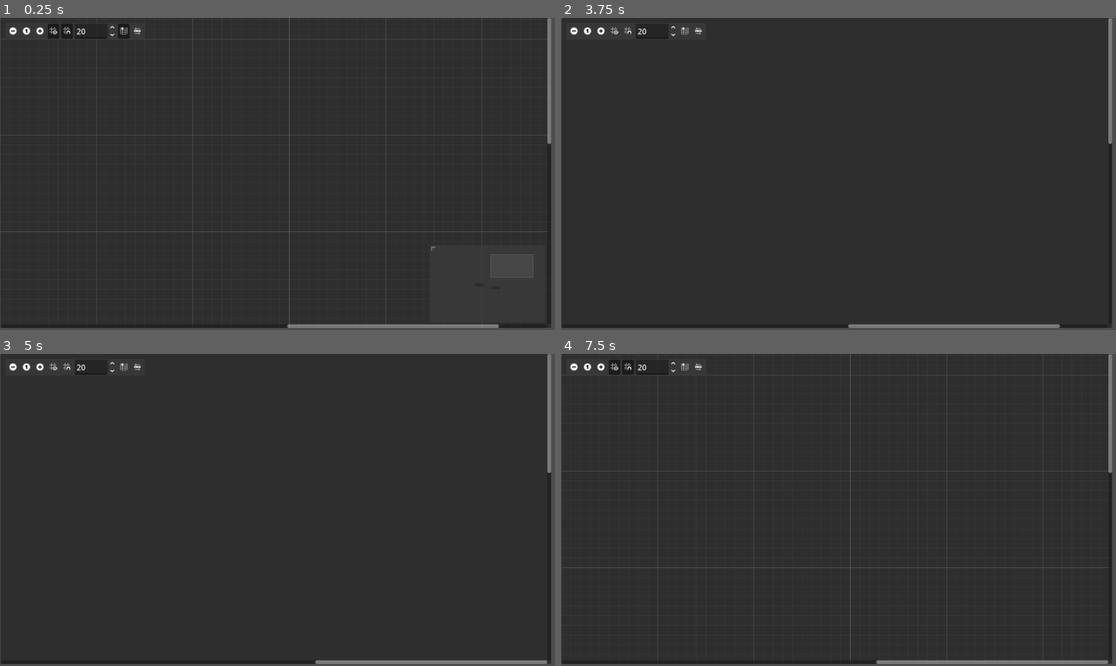
Above: before the commit, frames 1-4 (two rows, left to right).
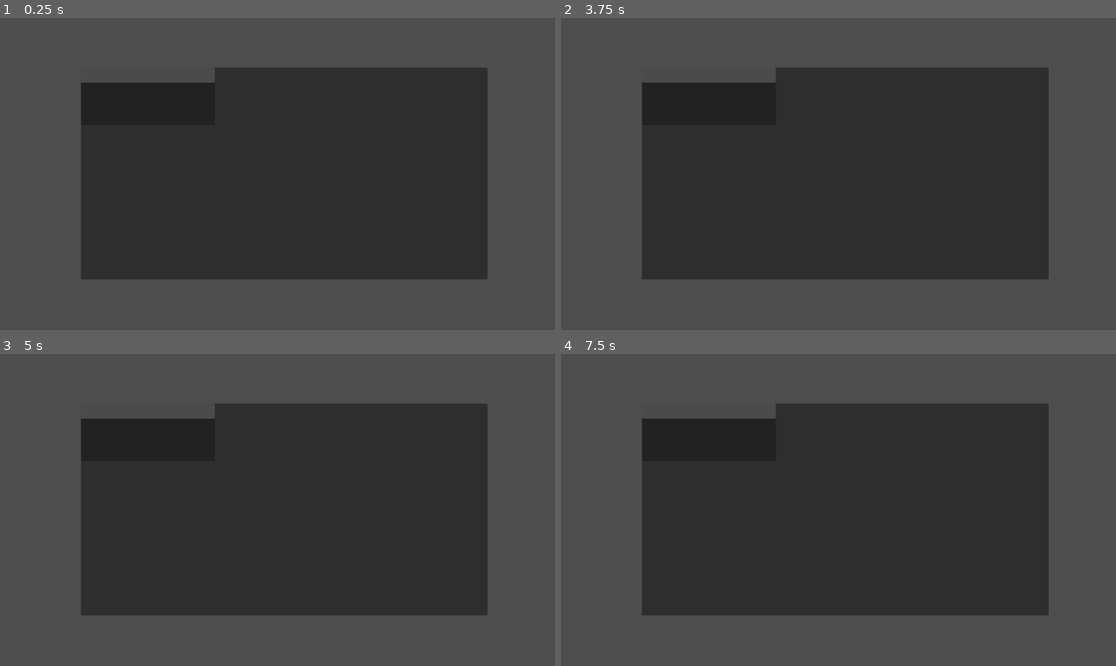
Above: after the commit, the same moments.

Repository: xelphyr/signalbreak
Game: Godot game, scene res://scenes/game.tscn
Same seed, same stepped clock (60 frames per second), same inputs: the game is played once before the commit and once after it.
Inputs (mouse positions are in pixels of both pictures, inside the frame that each line leads up to):
- Up to frame 1 (0.25 s): no input
- Up to frame 2 (3.75 s): click (572, 30) at 0.52 s; click (599, 30) at 1.27 s; click (616, 30) at 2.02 s; click (627, 30) at 2.77 s; click (683, 30) at 3.52 s
- Up to frame 3 (5 s): click (138, 366) at 4.27 s
- Up to frame 4 (7.5 s): click (572, 366) at 5.02 s; click (599, 366) at 5.77 s; click (616, 366) at 6.52 s; click (627, 366) at 7.27 s

The runs differ from the first frame. In frame 1, 43% of the frame differs, in the area x 0-100%, y 0-100%; in frame 2, 49%; in frame 3, 49%; in frame 4, 46%.

Commit message:
locked panning and removed scrolling from the Terminal, also locked modules to within the bounds of the Terminal.

Diff:
--- a/project.godot
+++ b/project.godot
@@ -15,9 +15,13 @@
 config/features=PackedStringArray("4.5", "GL Compatibility")
 config/icon="res://icon.svg"
 
+[autoload]
+
+EventBus="*res://scripts/event_bus.gd"
+
 [editor_plugins]
 
-enabled=PackedStringArray("res://addons/godot_super-wakatime/plugin.cfg")
+enabled=PackedStringArray("res://addons/gdterm/plugin.cfg", "res://addons/godot_super-wakatime/plugin.cfg")
 
 [rendering]
 
--- a/scenes/Terminal.tscn
+++ b/scenes/Terminal.tscn
@@ -1,45 +1,75 @@
-[gd_scene load_steps=3 format=3 uid="uid://cj2fp15372w2y"]
+[gd_scene load_steps=4 format=3 uid="uid://cj2fp15372w2y"]
 
 [ext_resource type="Script" uid="uid://bl5hegm7pir5t" path="res://scripts/classes/terminal.gd" id="1_enqfd"]
+[ext_resource type="Theme" uid="uid://cogdfdd8x05p7" path="res://themes/Terminal.tres" id="1_y2lda"]
 [ext_resource type="Script" uid="uid://c67gtaewiiw2g" path="res://scripts/classes/test_module.gd" id="2_i12f4"]
 
 [node name="Terminal" type="GraphEdit"]
-offset_left = 1.0
-offset_right = 1144.0
-offset_bottom = 644.0
-scroll_offset = Vector2(-529, 0)
+offset_left = 168.0
+offset_top = 103.0
+offset_right = 1012.0
+offset_bottom = 543.0
+theme = ExtResource("1_y2lda")
+show_grid = false
+snapping_enabled = false
 type_names = {
 0: "Default"
 }
-connections = Array[Dictionary]([{
-"from_node": &"",
-"from_port": 0,
-"keep_alive": true,
-"to_node": &"",
-"to_port": 0
-}])
+zoom_min = 1.0
+zoom_max = 1.0
+minimap_enabled = false
+show_menu = false
+show_zoom_buttons = false
+show_grid_buttons = false
+show_minimap_button = false
+show_arrange_button = false
 script = ExtResource("1_enqfd")
 
 [node name="Module1" type="GraphNode" parent="."]
 layout_mode = 0
-offset_left = 95.0
-offset_top = 138.0
-offset_right = 354.0
-offset_bottom = 220.0
+offset_right = 278.00067
+offset_bottom = 119.0
 mouse_filter = 1
-position_offset = Vector2(-434, 138)
+slot/0/left_enabled = false
+slot/0/left_type = 0
+slot/0/left_color = Color(1, 1, 1, 1)
+slot/0/left_icon = null
+slot/0/right_enabled = false
+slot/0/right_type = 0
+slot/0/right_color = Color(1, 1, 1, 1)
+slot/0/right_icon = null
+slot/0/draw_stylebox = true
+slot/1/left_enabled = false
+slot/1/left_type = 0
+slot/1/left_color = Color(1, 1, 1, 1)
+slot/1/left_icon = null
+slot/1/right_enabled = false
+slot/1/right_type = 0
+slot/1/right_color = Color(1, 1, 1, 1)
+slot/1/right_icon = null
+slot/1/draw_stylebox = true
+slot/2/left_enabled = false
+slot/2/left_type = 0
+slot/2/left_color = Color(1, 1, 1, 1)
+slot/2/left_icon = null
+slot/2/right_enabled = false
+slot/2/right_type = 0
+slot/2/right_color = Color(1, 1, 1, 1)
+slot/2/right_icon = null
+slot/2/draw_stylebox = true
 script = ExtResource("2_i12f4")
 metadata/_custom_type_script = "uid://c67gtaewiiw2g"
 
-[node name="Module2" type="GraphNode" parent="."]
-layout_mode = 0
-offset_left = 536.0
-offset_top = 225.0
-offset_right = 795.0
-offset_bottom = 307.0
-mouse_filter = 1
-position_offset = Vector2(7, 225)
-script = ExtResource("2_i12f4")
-metadata/_custom_type_script = "uid://c67gtaewiiw2g"
+[node name="Control" type="Control" parent="Module1"]
+custom_minimum_size = Vector2(0, 20)
+layout_mode = 2
+
+[node name="Control2" type="Control" parent="Module1"]
+custom_minimum_size = Vector2(0, 20)
+layout_mode = 2
+
+[node name="Control3" type="Control" parent="Module1"]
+custom_minimum_size = Vector2(0, 20)
+layout_mode = 2
 
 [connection signal="connection_request" from="." to="." method="_on_connection_request"]
--- a/scripts/classes/module.gd
+++ b/scripts/classes/module.gd
@@ -1,3 +1,7 @@
 @abstract
 extends GraphNode
 class_name Module
+
+func _process(_delta : float) -> void:
+	position_offset.x = clampf(position_offset.x, 0.0, $"..".size.x - size.x)
+	position_offset.y = clampf(position_offset.y, 0.0, $"..".size.y - size.y)
--- a/scripts/classes/terminal.gd
+++ b/scripts/classes/terminal.gd
@@ -1,7 +1,15 @@
 extends GraphEdit
 class_name Terminal
 
+func _ready() -> void:
+	scroll_offset = Vector2.ZERO
 
+func _gui_input(event: InputEvent) -> void:
+	if event is InputEventMouseMotion:
+		if event.button_mask & MOUSE_BUTTON_MASK_MIDDLE:
+			accept_event()
+		if event.button_mask & MOUSE_BUTTON_MASK_RIGHT:
+			accept_event()
 
 func _on_connection_request(from_node: StringName, from_port: int, to_node: StringName, to_port: int) -> void:
 	connect_node(from_node, from_port, to_node, to_port, true)
--- a/scripts/classes/test_module.gd
+++ b/scripts/classes/test_module.gd
@@ -1,11 +1,2 @@
 extends Module
 class_name TestModule
-
-func _ready() -> void:
-	var port : Control = Control.new()
-	port.custom_minimum_size.y = 20
-	call_deferred("add_child", port)
-	call_deferred("_after_adding_port")
-
-func _after_adding_port() -> void:
-	set_slot(0, true, 0, Color.WHITE ,true, 0, Color.WHITE)
--- /dev/null
+++ b/scripts/event_bus.gd
@@ -0,0 +1,3 @@
+extends Node
+
+signal fire
--- /dev/null
+++ b/themes/Terminal.tres
@@ -0,0 +1,33 @@
+[gd_resource type="Theme" load_steps=11 format=3 uid="uid://cogdfdd8x05p7"]
+
+[sub_resource type="StyleBoxEmpty" id="StyleBoxEmpty_l0dmh"]
+
+[sub_resource type="StyleBoxEmpty" id="StyleBoxEmpty_vci5p"]
+
+[sub_resource type="StyleBoxEmpty" id="StyleBoxEmpty_0m77d"]
+
+[sub_resource type="StyleBoxEmpty" id="StyleBoxEmpty_4bo8i"]
+
+[sub_resource type="StyleBoxEmpty" id="StyleBoxEmpty_2ofih"]
+
+[sub_resource type="StyleBoxEmpty" id="StyleBoxEmpty_urrji"]
+
+[sub_resource type="StyleBoxEmpty" id="StyleBoxEmpty_8a13o"]
+
+[sub_resource type="StyleBoxEmpty" id="StyleBoxEmpty_yuklu"]
+
+[sub_resource type="StyleBoxEmpty" id="StyleBoxEmpty_homrm"]
+
+[sub_resource type="StyleBoxEmpty" id="StyleBoxEmpty_2l44x"]
+
+[resource]
+HScrollBar/styles/grabber = SubResource("StyleBoxEmpty_l0dmh")
+HScrollBar/styles/grabber_highlight = SubResource("StyleBoxEmpty_vci5p")
+HScrollBar/styles/grabber_pressed = SubResource("StyleBoxEmpty_0m77d")
+HScrollBar/styles/scroll = SubResource("StyleBoxEmpty_4bo8i")
+HScrollBar/styles/scroll_focus = SubResource("StyleBoxEmpty_2ofih")
+VScrollBar/styles/grabber = SubResource("StyleBoxEmpty_urrji")
+VScrollBar/styles/grabber_highlight = SubResource("StyleBoxEmpty_8a13o")
+VScrollBar/styles/grabber_pressed = SubResource("StyleBoxEmpty_yuklu")
+VScrollBar/styles/scroll = SubResource("StyleBoxEmpty_homrm")
+VScrollBar/styles/scroll_focus = SubResource("StyleBoxEmpty_2l44x")
Not shown, added: scripts/event_bus.gd.uid
Not shown, changed: .gitignore
